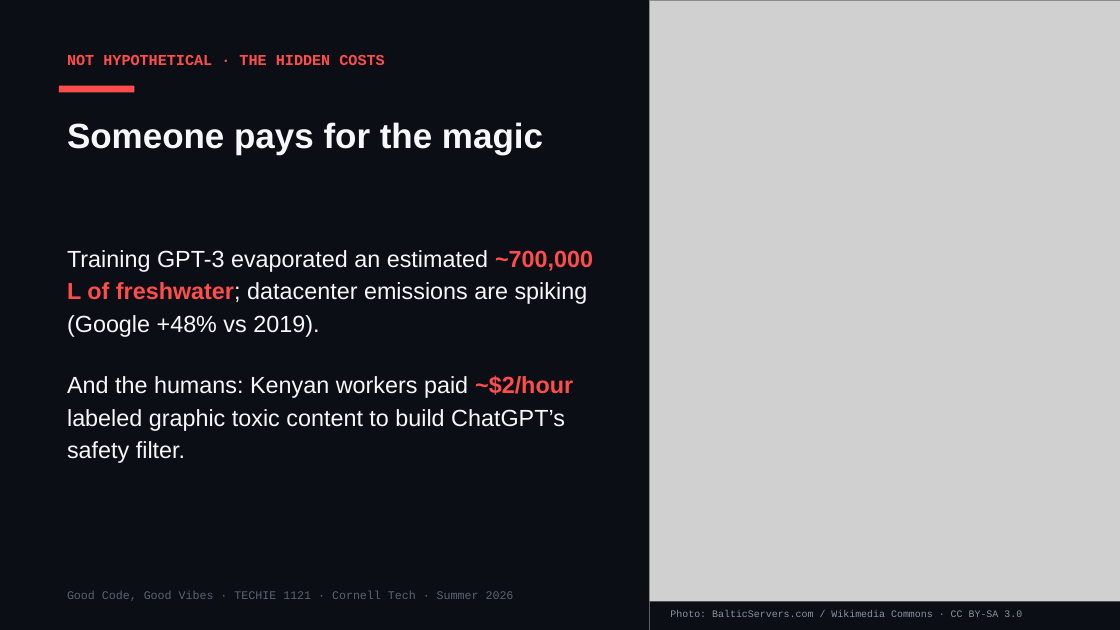
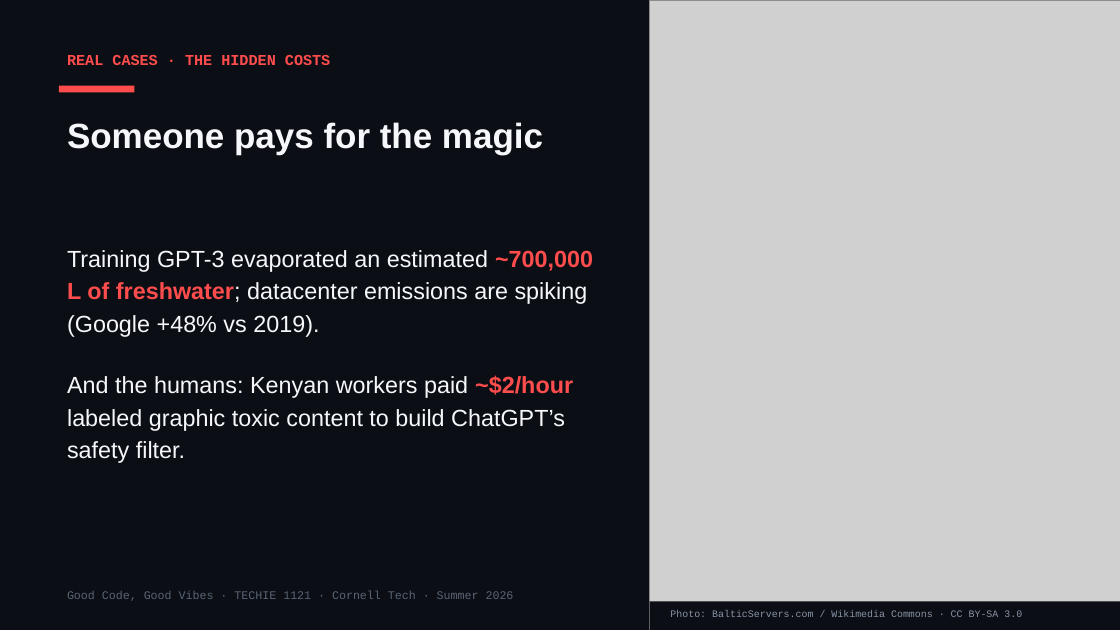
Before and after one commit to Cornell-Tech-Vibe-Coding-Summer-2026/website, a slide deck: slide 10 of slides/Week2-Wed-AI-Against-AI.pptx. Drawn at 1120x630 pixels with LibreOffice and Linux fonts; fonts in the diff are those of the drawing; grey boxes stand for pictures. Boxes give left, top, right and bottom in pixels: in the first picture for what was removed or moved away, otherwise in the second. Text is boxed around its words. In the diff, an @@ line names an element or a change of style, - is before the commit and + after.

```diff
--- a/slides/Week2-Wed-AI-Against-AI.pptx
+++ b/slides/Week2-Wed-AI-Against-AI.pptx
@@ text at box(67, 55, 330, 65): text changed @@
-NOT HYPOTHETICAL · THE HIDDEN COSTS
+REAL CASES · THE HIDDEN COSTS
```
Also in this commit, not shown: 12 other slides changed, 2 other files.
